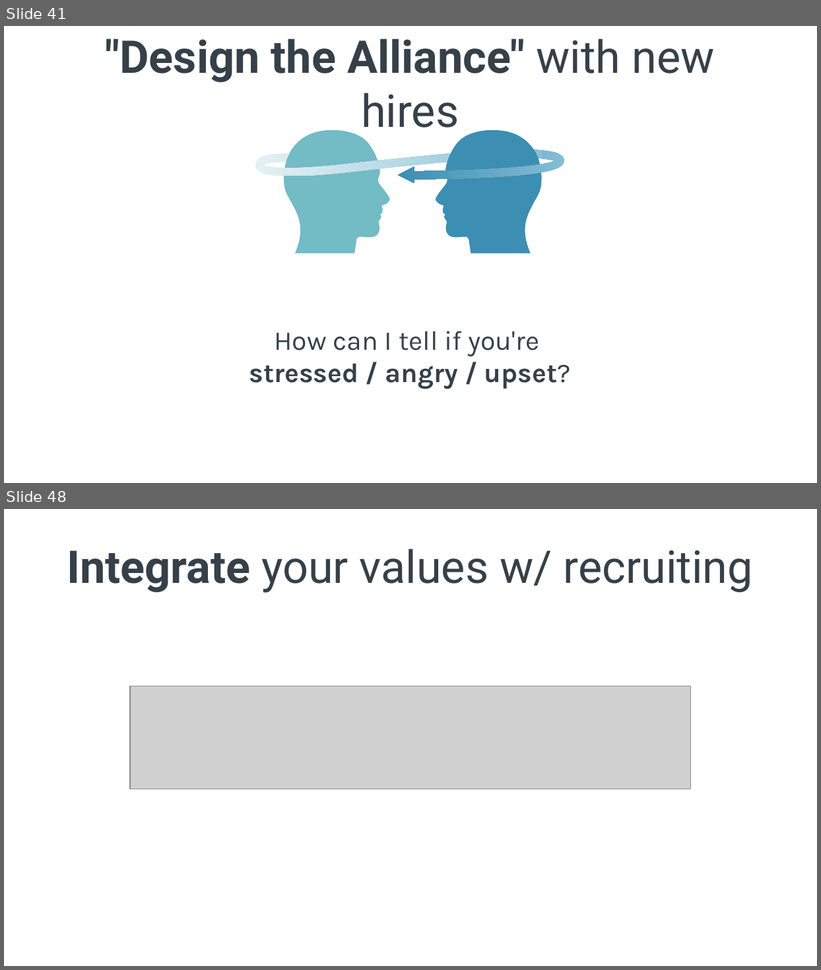
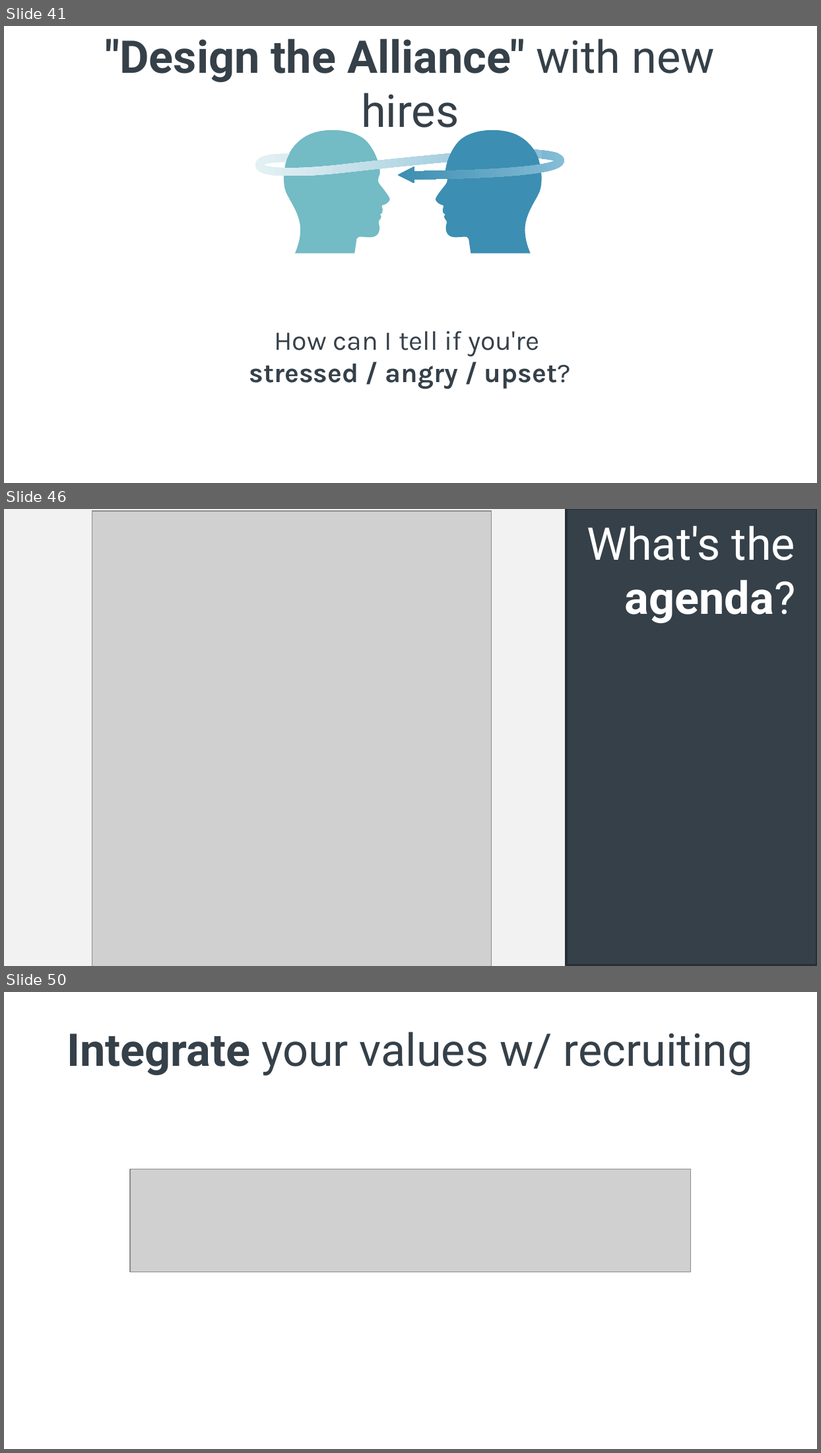
Before and after one commit to spetryjohnson/Talk---Hiring--Firing--and-Inspiring, a slide deck: Hiring, Firing, and Inspiring.pptx. Shown one above the other, each under a label of ours: slides 41 and 48 before the commit, slides 41, 46 and 50 after it; the slides between them are not shown. The pictures are 821x970 and 821x1453 pixels, drawn with LibreOffice and Linux fonts; fonts in the diff are those of the drawing; grey boxes stand for pictures. Boxes give left, top, right and bottom in pixels: in the first picture for what was removed or moved away, otherwise in the second. Text is boxed around its words. In the diff, an @@ line names an element or a change of style, - is before the commit and + after.

```diff
--- a/Hiring, Firing, and Inspiring.pptx
+++ b/Hiring, Firing, and Inspiring.pptx
@@ slide 46 added at box(4, 509, 817, 966), background #F2F2F2 @@
@@ picture added at box(92, 512, 491, 966) @@
@@ rectangle added at box(567, 509, 817, 965), fill #354049, outline #272F36 2 pt @@
@@ text added at box(587, 525, 795, 624), 40 pt, text #FFFFFF @@
+What's the agenda?
@@ what was slide 48 is now slide 50 @@
```
Also in this commit, not shown: 4 slides changed, 1 other slide added, 1 other file.
